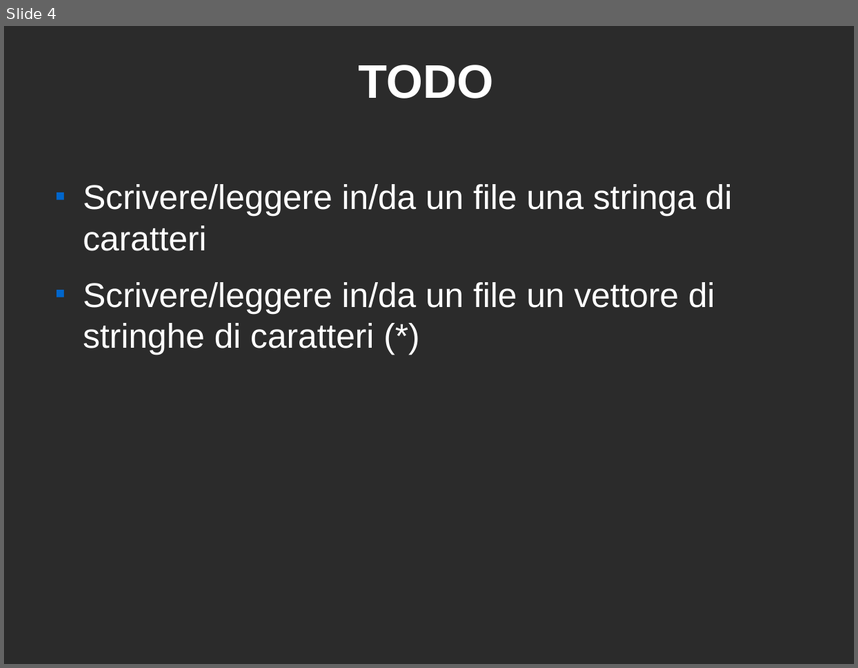
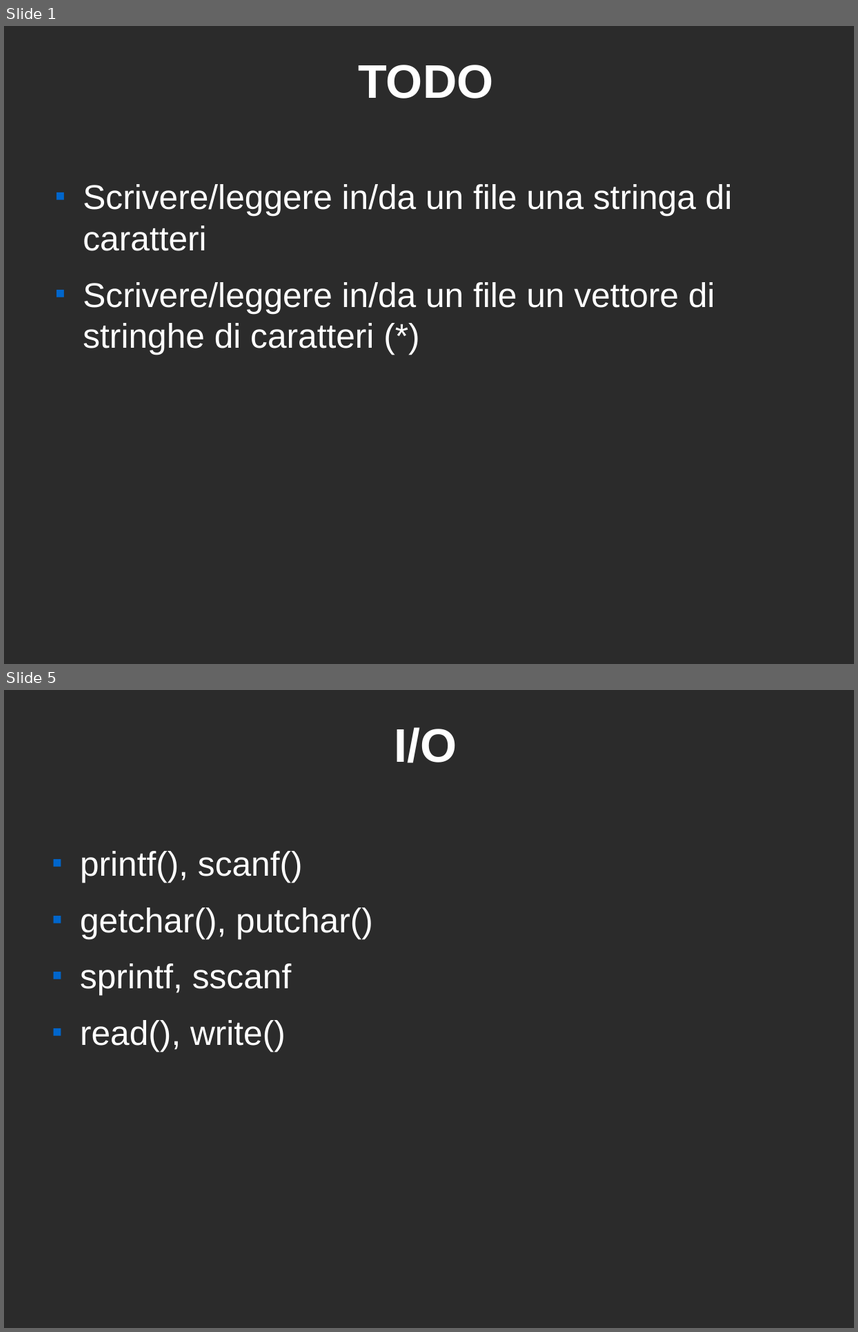
Before and after one commit to marcotessarotto/exOpSys, a slide deck: docs/argomenti.odp. Shown one above the other, each under a label of ours: slide 4 before the commit, slides 1 and 5 after it; the slides between them are not shown. The pictures are 858x668 and 858x1332 pixels, drawn with LibreOffice and Linux fonts; fonts in the diff are those of the drawing; background and template pictures are left out; a plain dark background stands for a picture behind light text. Boxes give left, top, right and bottom in pixels: in the first picture for what was removed or moved away, otherwise in the second. Text is boxed around its words. In the diff, an @@ line names an element or a change of style, - is before the commit and + after.

```diff
--- a/docs/argomenti.odp
+++ b/docs/argomenti.odp
@@ slide 5 added at (4,690,854,1328), background picture (left out) @@
@@ title added at (395,727,457,763), 44 pt, text #FFFFFF, bold @@
+I/O
@@ text added at (80,851,373,1052), 32 pt, text #FFFFFF @@
+■ printf(), scanf()
+■ getchar(), putchar()
+■ sprintf, sscanf
+■ read(), write()
@@ what was slide 4 is now slide 1 @@
```
Also in this commit, not shown: 1 slide changed, 6 other slides added, 2 slides removed.
